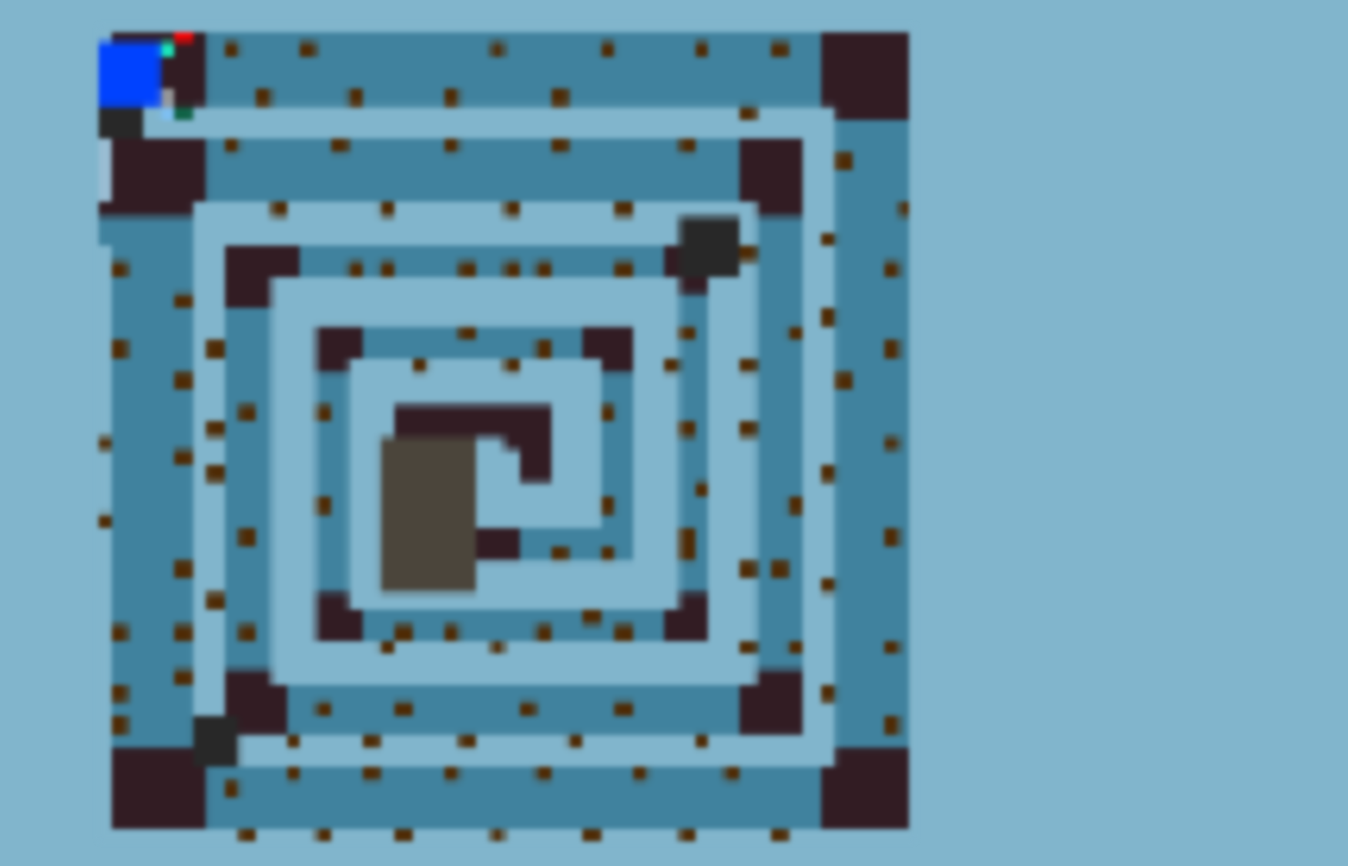
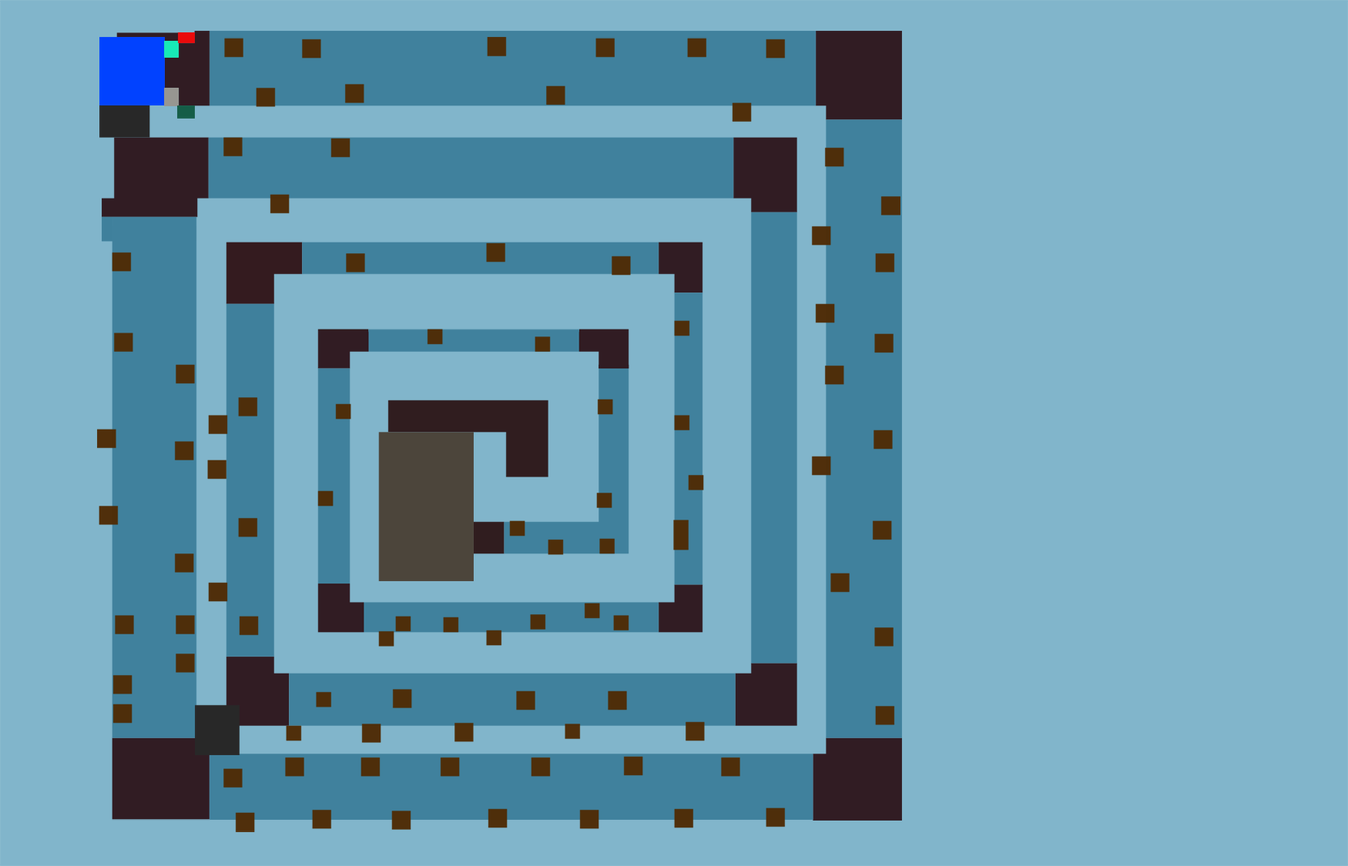
Before/after of a 1348 × 866 layered artwork. What changed in the layer stack:
added layer "bottem left box" above "antimage collar" over [194, 704, 241, 756]
renamed "Layer 2" to "AntiMage", hid it, painted on it over [93, 27, 914, 847]
removed layer "Background" over [0, 0, 1348, 866]
added layer "brown dots" (97%) above "green" over [97, 36, 901, 833]
added layer "green" above "cum white" over [177, 105, 195, 119]
added layer "cum white" above "red" over [164, 87, 179, 107]
added layer "red" above "BRIGHT BLUE" over [177, 32, 195, 44]
added layer "BRIGHT BLUE" above "BLUUUE" over [164, 40, 179, 58]
added layer "BLUUUE" above "idk shit brown" over [99, 36, 165, 106]
added layer "idk shit brown" above "Pathblue" over [99, 30, 474, 582]
added layer "Pathblue" above "Burgandy" over [101, 30, 902, 821]
added layer "Burgandy" above "Layer 1" over [101, 30, 902, 821]
added layer "Layer 1" over [0, 0, 1348, 866]
